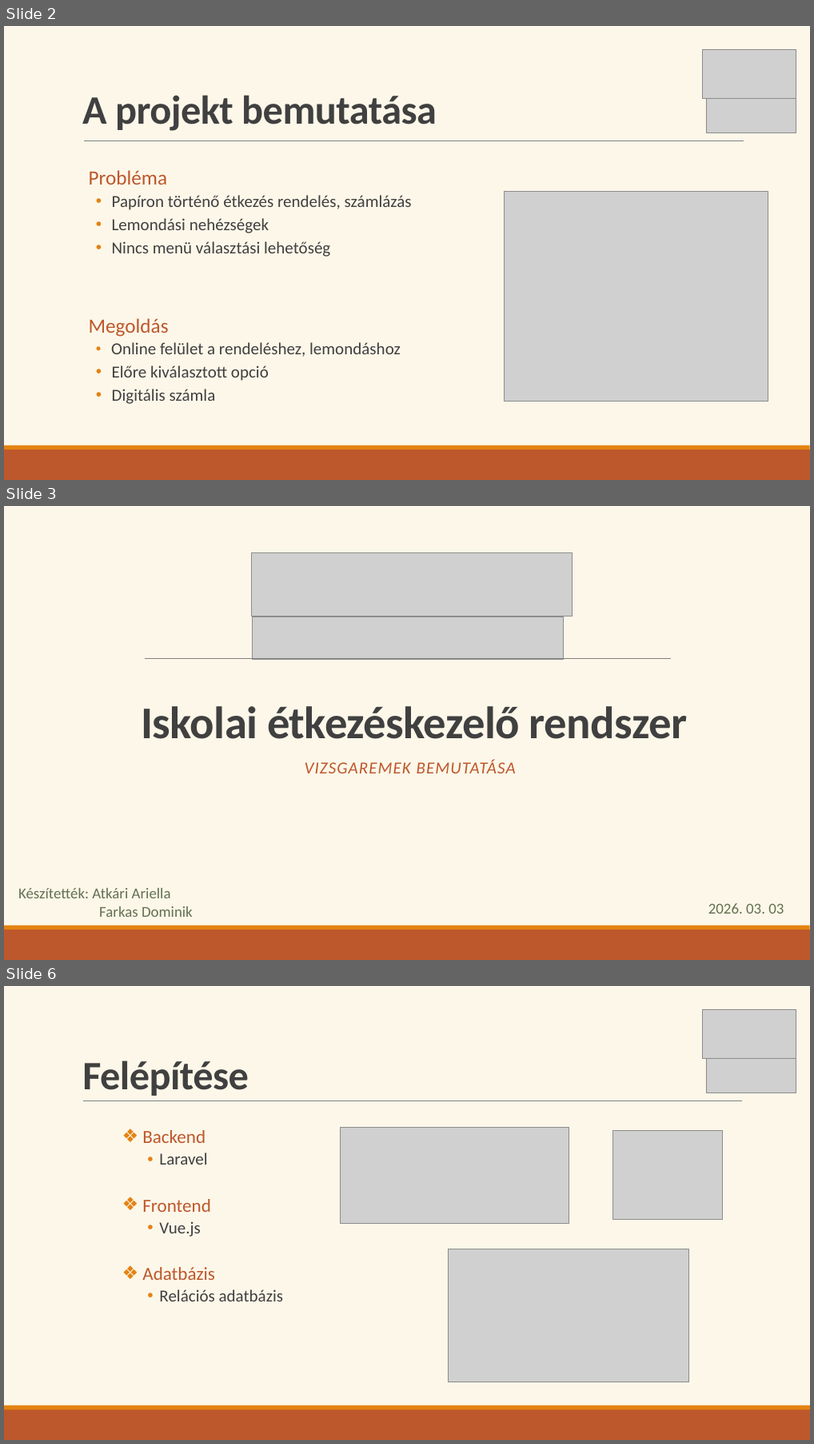
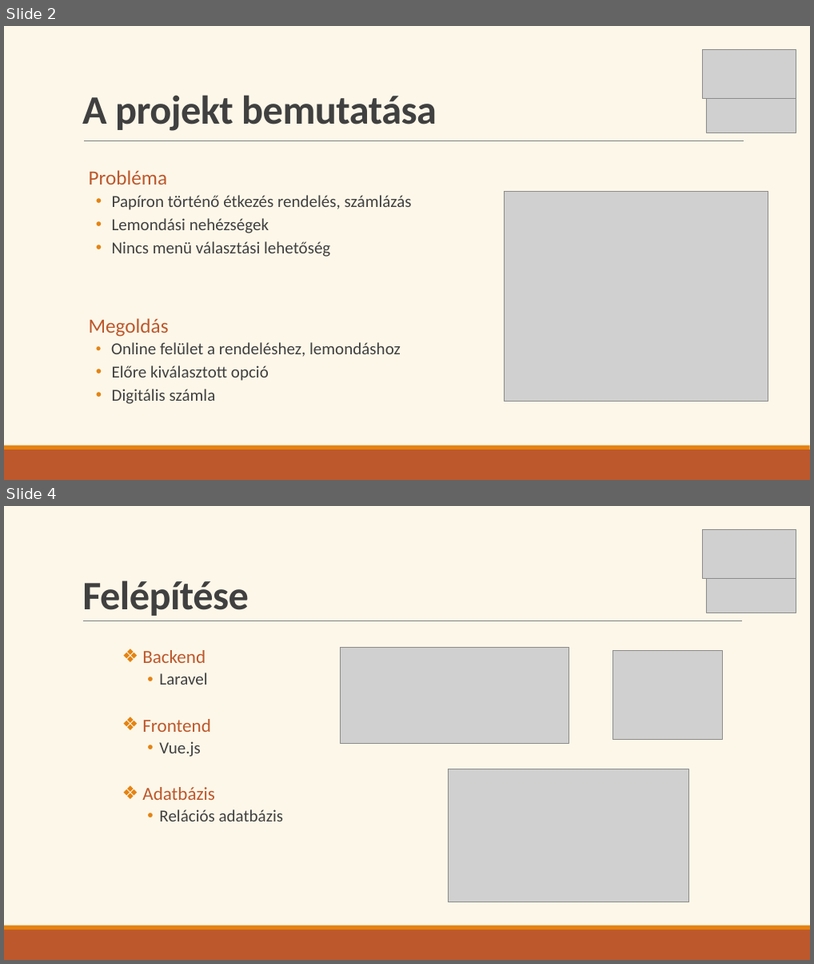
Before and after one commit to Ella50/13_S1_1_vizsgaremek, a slide deck: Dokumentációhoz/Prezentáció/eMenza_AtkariAriella_FarkasDominik.pptx. Shown one above the other, each under a label of ours: slides 2, 3 and 6 before the commit, slides 2 and 4 after it; the slides between them are not shown. The pictures are 814x1444 and 814x964 pixels, drawn with LibreOffice and Linux fonts; fonts in the diff are those of the drawing; grey boxes stand for pictures. Boxes give left, top, right and bottom in pixels: in the first picture for what was removed or moved away, otherwise in the second. Text is boxed around its words. In the diff, an @@ line names an element or a change of style, - is before the commit and + after.

```diff
--- a/Dokumentációhoz/Prezentáció/eMenza_AtkariAriella_FarkasDominik.pptx
+++ b/Dokumentációhoz/Prezentáció/eMenza_AtkariAriella_FarkasDominik.pptx
@@ slide 3 removed at (4, 506, 810, 960), background #FDF7E9; not listed: 2 template elements that a slide beside it also shows @@
@@ picture removed at (251, 553, 573, 616) @@
@@ picture removed at (252, 616, 564, 659) @@
@@ line removed from (145, 659) to (671, 659) @@
@@ text removed at (141, 706, 688, 739) @@
-Iskolai étkezéskezelő rendszer
@@ text removed at (305, 760, 516, 773) @@
-  VIZSGAREMEK BEMUTATÁSA
@@ text removed at (18, 888, 193, 916) @@
-Készítették: Atkári Ariella
-Farkas Dominik
@@ text removed at (709, 903, 784, 913) @@
-2026. 03. 03
@@ what was slide 6 is now slide 4 @@
```
Also in this commit, not shown: 8 slides changed, 1 slide added, 3 other slides removed, 15 other files.
